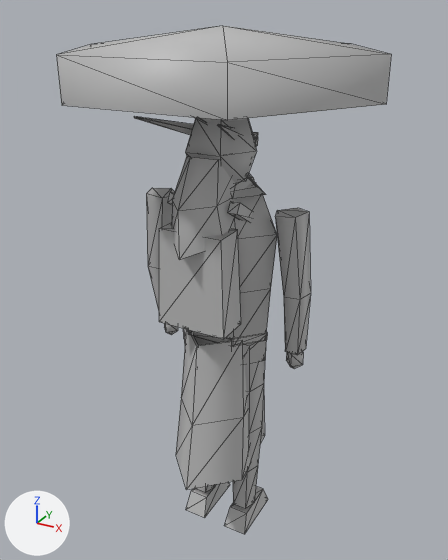
Before and after pictures for a commit that changed the glTF model godot/assets/models/citizen.glb.
The view is the same before and after, from a 50 mm camera at (1.05, -1.9, 2.09) aimed at (-0.02, 0.04, 1.12). Lighting does not change. The marker at lower left points along +X, +Y and +Z. The first picture is the older version. Mesh edges are drawn as thin lines. Vertices at exactly the same position are counted once.

In view in the first picture: 'Citizen'.
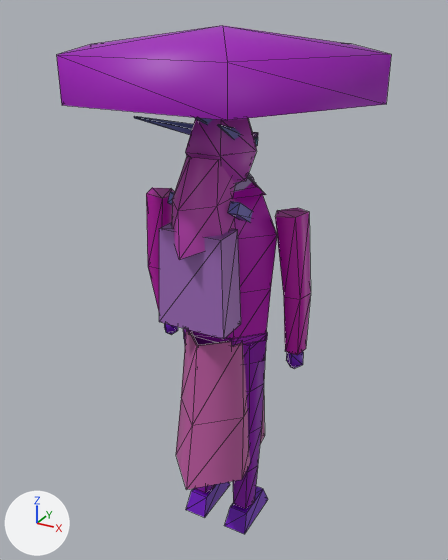
Where the change shows, as pixel boxes (x1, y1, x2, y2) in the pictures (448 x 560 px):
part 1 of me_citizen, recoloured (white to purple): (57, 26, 391, 534) in both
part 2 of me_citizen, recoloured (darker): (146, 118, 311, 490) in both
part 3 of me_citizen, recoloured (white to blue): (134, 116, 258, 339) in both

The change, as a diff of the scene's bpy script:
```diff
--- a/godot/assets/models/citizen.glb.py
+++ b/godot/assets/models/citizen.glb.py
@@ me_citizen @@
 me_citizen.from_pydata(...)  # 456 vertices, 734 faces; spans x -0.55..0.55, y -0.48..0.48, z 0.0..2.04
 # used by ob_citizen; location = (0.0, 0.0, 0.0)
+# me_citizen part 1: 282 faces centred in x -0.46..0.46, y -0.48..0.48, z 0.0..1.99 are repainted in the vertex colours; the middle colour goes from white #ffffff to purple #bc00ed
+# me_citizen part 2: 192 faces centred in x -0.33..0.33, y -0.27..0.19, z 0.42..1.77 are repainted in the vertex colours; the middle colour goes from white #ffffff to pink #ff00f9
+# me_citizen part 3: 260 faces centred in x -0.15..0.15, y -0.42..0.12, z 1.04..1.88 are repainted in the vertex colours; the middle colour goes from white #ffffff to blue #9595ff
 me_citizen.materials.append(mat_citizen)
```
